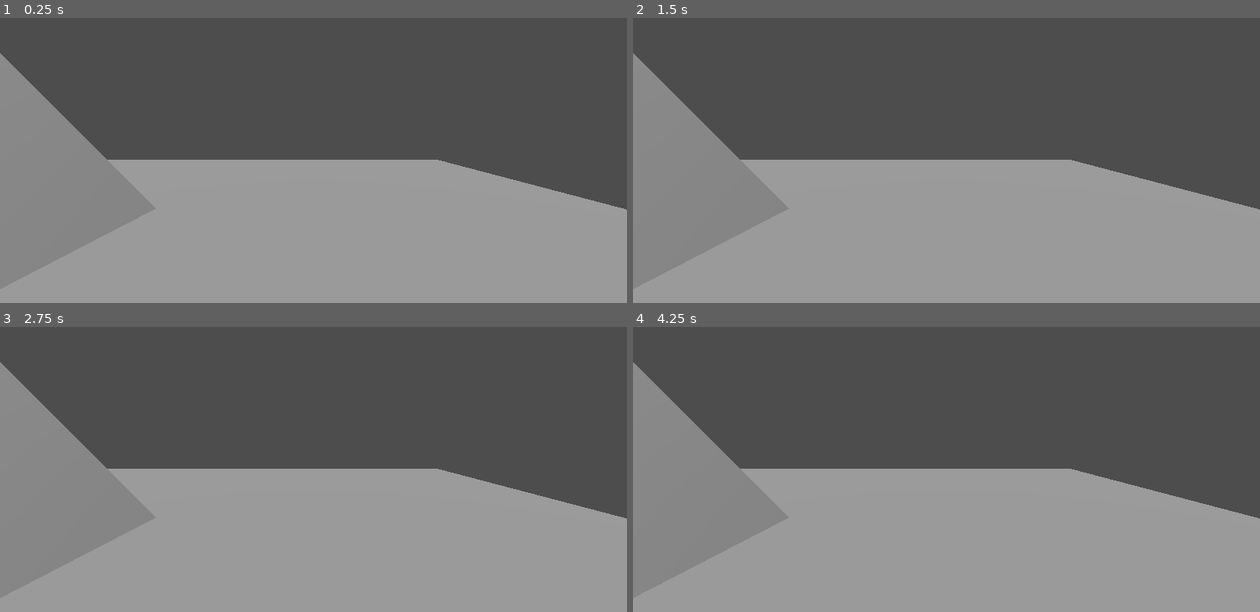
Above: before the commit, frames 1-4 (two rows, left to right).
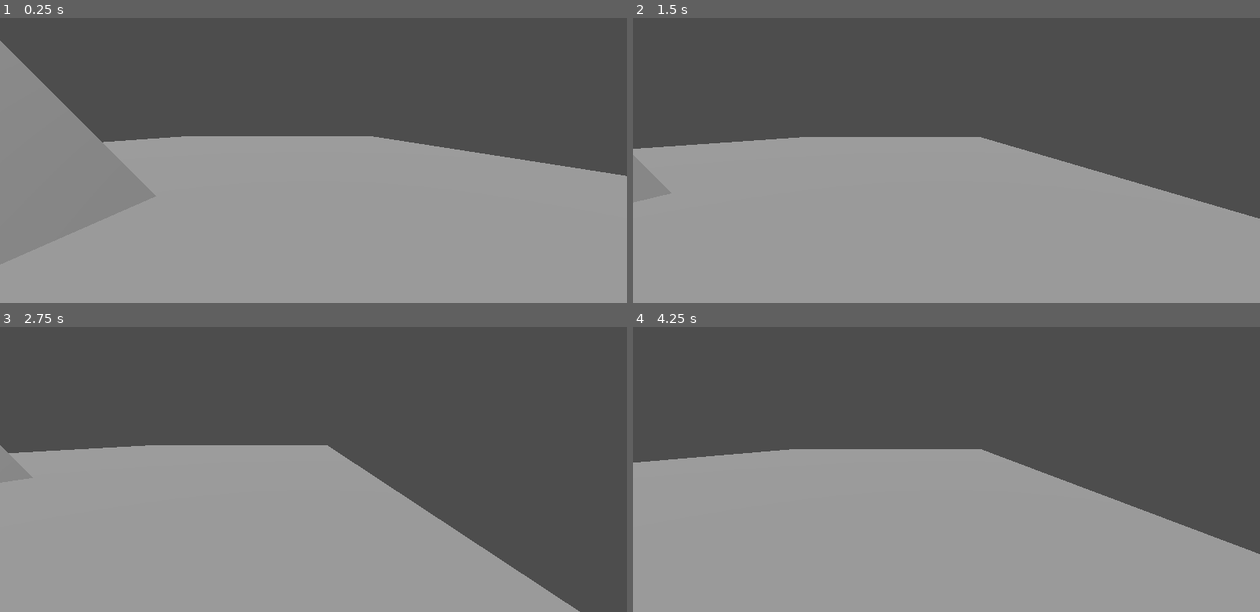
Above: after the commit, the same moments.

Repository: slimslamjellyjam/ROBOT-GUN
Game: Godot game, scene res://node_3d.tscn
Same seed, same stepped clock (60 frames per second), same inputs: the game is played once before the commit and once after it.
Inputs:
- Up to frame 1 (0.25 s): no input
- Up to frame 2 (1.5 s): tap Enter at 0.5 s; hold D (move_right, bound only after the commit) 0.53-1.28 s; tap Space (move_jump, bound only after the commit) at 0.6, 0.77, 1.07, 1.35 s; hold S (move_backward, bound only after the commit) from 1.28 s (still down)
- Up to frame 3 (2.75 s): tap Space (move_jump, bound only after the commit) at 1.52, 1.82, 2.1 s; release S (move_backward, bound only after the commit) at 2.03 s; hold D (move_right, bound only after the commit) from 2.03 s (still down)
- Up to frame 4 (4.25 s): release D (move_right, bound only after the commit) at 2.78 s; hold W (move_forward, bound only after the commit) 2.78-3.53 s; tap Space (move_jump, bound only after the commit) at 2.85, 3.02, 3.32, 3.6, 3.77, 4.07 s; hold A (move_left, bound only after the commit) from 3.53 s (still down)

The runs differ from the first frame. In frame 1, 7.3% of the frame differs, in the area x 0-100%, y 7-68%; in frame 2, 6.7%; in frame 3, 15%, in the area x 0-100%, y 12-100%; in frame 4, 8.3%.

Commit message:
Player movement

Diff:
--- a/character.tscn
+++ b/character.tscn
@@ -1,18 +1,20 @@
-[gd_scene load_steps=3 format=3 uid="uid://1328d7clvtib"]
+[gd_scene load_steps=4 format=3 uid="uid://1328d7clvtib"]
+
+[ext_resource type="Script" path="res://player.gd" id="1_r7m32"]
 
 [sub_resource type="CapsuleShape3D" id="CapsuleShape3D_lsans"]
 
 [sub_resource type="CapsuleMesh" id="CapsuleMesh_u7vse"]
 
-[node name="Character guy" type="Node3D"]
-
-[node name="CharacterBody3D" type="CharacterBody3D" parent="."]
-
-[node name="CollisionShape3D" type="CollisionShape3D" parent="CharacterBody3D"]
-shape = SubResource("CapsuleShape3D_lsans")
-
-[node name="MeshInstance3D" type="MeshInstance3D" parent="CharacterBody3D"]
-mesh = SubResource("CapsuleMesh_u7vse")
+[node name="Player" type="CharacterBody3D"]
+script = ExtResource("1_r7m32")
 
 [node name="Camera3D" type="Camera3D" parent="."]
 transform = Transform3D(1, 0, 0, 0, 1, 0, 0, 0, 1, 0, 0.505075, 0)
+
+[node name="CollisionShape3D" type="CollisionShape3D" parent="."]
+shape = SubResource("CapsuleShape3D_lsans")
+
+[node name="MeshInstance3D" type="MeshInstance3D" parent="."]
+mesh = SubResource("CapsuleMesh_u7vse")
+skeleton = NodePath("")
--- a/node_3d.tscn
+++ b/node_3d.tscn
@@ -7,9 +7,6 @@
 [sub_resource type="PrismMesh" id="PrismMesh_dp188"]
 left_to_right = 0.0
 size = Vector3(5, 5, 10)
-
-[sub_resource type="BoxMesh" id="BoxMesh_yqdlj"]
-size = Vector3(25, 1, 25)
 
 [node name="Node3D" type="Node3D"]
 
@@ -27,5 +24,7 @@
 mesh = SubResource("PrismMesh_dp188")
 skeleton = NodePath("../..")
 
-[node name="Floor" type="MeshInstance3D" parent="WorldEnvironment"]
-mesh = SubResource("BoxMesh_yqdlj")
+[node name="CSGBox3D" type="CSGBox3D" parent="WorldEnvironment"]
+transform = Transform3D(3.08352, 0, 0, 0, 1, 0, 0, 0, 7.63792, 0, 0, 0)
+use_collision = true
+size = Vector3(10, 1, 10)
--- /dev/null
+++ b/player.gd
@@ -0,0 +1,31 @@
+extends CharacterBody3D
+
+
+const SPEED = 5.0
+const JUMP_VELOCITY = 4.5
+
+# Get the gravity from the project settings to be synced with RigidBody nodes.
+var gravity = ProjectSettings.get_setting("physics/3d/default_gravity")
+
+
+func _physics_process(delta):
+	# Add the gravity.
+	if not is_on_floor():
+		velocity.y -= gravity * delta
+
+	# Handle jump.
+	if Input.is_action_just_pressed("move_jump") and is_on_floor():
+		velocity.y = JUMP_VELOCITY
+
+	# Get the input direction and handle the movement/deceleration.
+	# As good practice, you should replace UI actions with custom gameplay actions.
+	var input_dir = Input.get_vector("move_left", "move_right", "move_forward", "move_backward")
+	var direction = (transform.basis * Vector3(input_dir.x, 0, input_dir.y)).normalized()
+	if direction:
+		velocity.x = direction.x * SPEED
+		velocity.z = direction.z * SPEED
+	else:
+		velocity.x = move_toward(velocity.x, 0, SPEED)
+		velocity.z = move_toward(velocity.z, 0, SPEED)
+
+	move_and_slide()
--- a/project.godot
+++ b/project.godot
@@ -14,3 +14,31 @@
 run/main_scene="res://node_3d.tscn"
 config/features=PackedStringArray("4.2", "Forward Plus")
 config/icon="res://icon.svg"
+
+[input]
+
+move_right={
+"deadzone": 0.5,
+"events": [Object(InputEventKey,"resource_local_to_scene":false,"resource_name":"","device":-1,"window_id":0,"alt_pressed":false,"shift_pressed":false,"ctrl_pressed":false,"meta_pressed":false,"pressed":false,"keycode":0,"physical_keycode":68,"key_label":0,"unicode":100,"echo":false,"script":null)
+]
+}
+move_left={
+"deadzone": 0.5,
+"events": [Object(InputEventKey,"resource_local_to_scene":false,"resource_name":"","device":-1,"window_id":0,"alt_pressed":false,"shift_pressed":false,"ctrl_pressed":false,"meta_pressed":false,"pressed":false,"keycode":0,"physical_keycode":65,"key_label":0,"unicode":97,"echo":false,"script":null)
+]
+}
+move_forward={
+"deadzone": 0.5,
+"events": [Object(InputEventKey,"resource_local_to_scene":false,"resource_name":"","device":-1,"window_id":0,"alt_pressed":false,"shift_pressed":false,"ctrl_pressed":false,"meta_pressed":false,"pressed":false,"keycode":0,"physical_keycode":87,"key_label":0,"unicode":119,"echo":false,"script":null)
+]
+}
+move_backward={
+"deadzone": 0.5,
+"events": [Object(InputEventKey,"resource_local_to_scene":false,"resource_name":"","device":-1,"window_id":0,"alt_pressed":false,"shift_pressed":false,"ctrl_pressed":false,"meta_pressed":false,"pressed":false,"keycode":0,"physical_keycode":83,"key_label":0,"unicode":115,"echo":false,"script":null)
+]
+}
+move_jump={
+"deadzone": 0.5,
+"events": [Object(InputEventKey,"resource_local_to_scene":false,"resource_name":"","device":-1,"window_id":0,"alt_pressed":false,"shift_pressed":false,"ctrl_pressed":false,"meta_pressed":false,"pressed":false,"keycode":0,"physical_keycode":32,"key_label":0,"unicode":32,"echo":false,"script":null)
+]
+}
Not shown: 1 places in node_3d.tscn that only renumber resources
